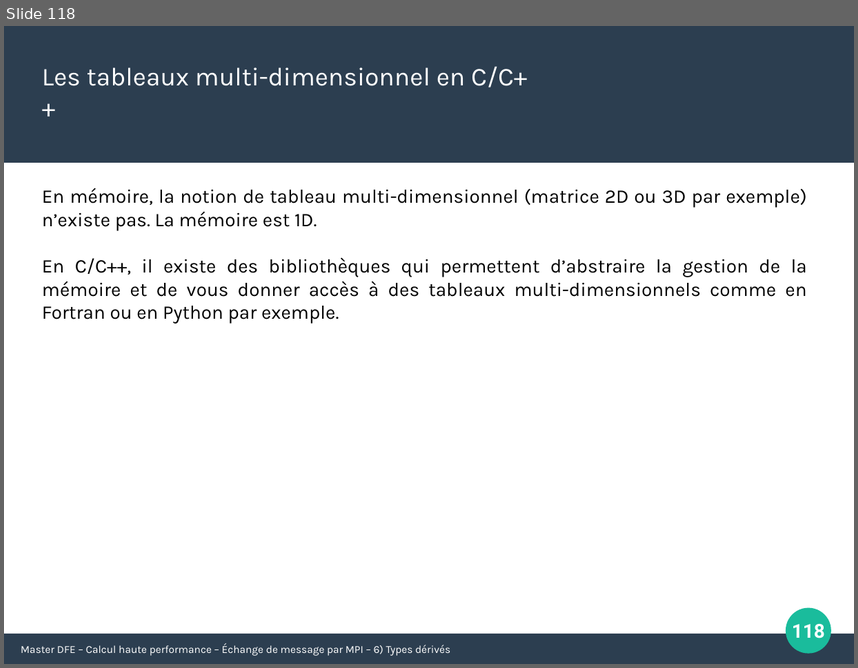
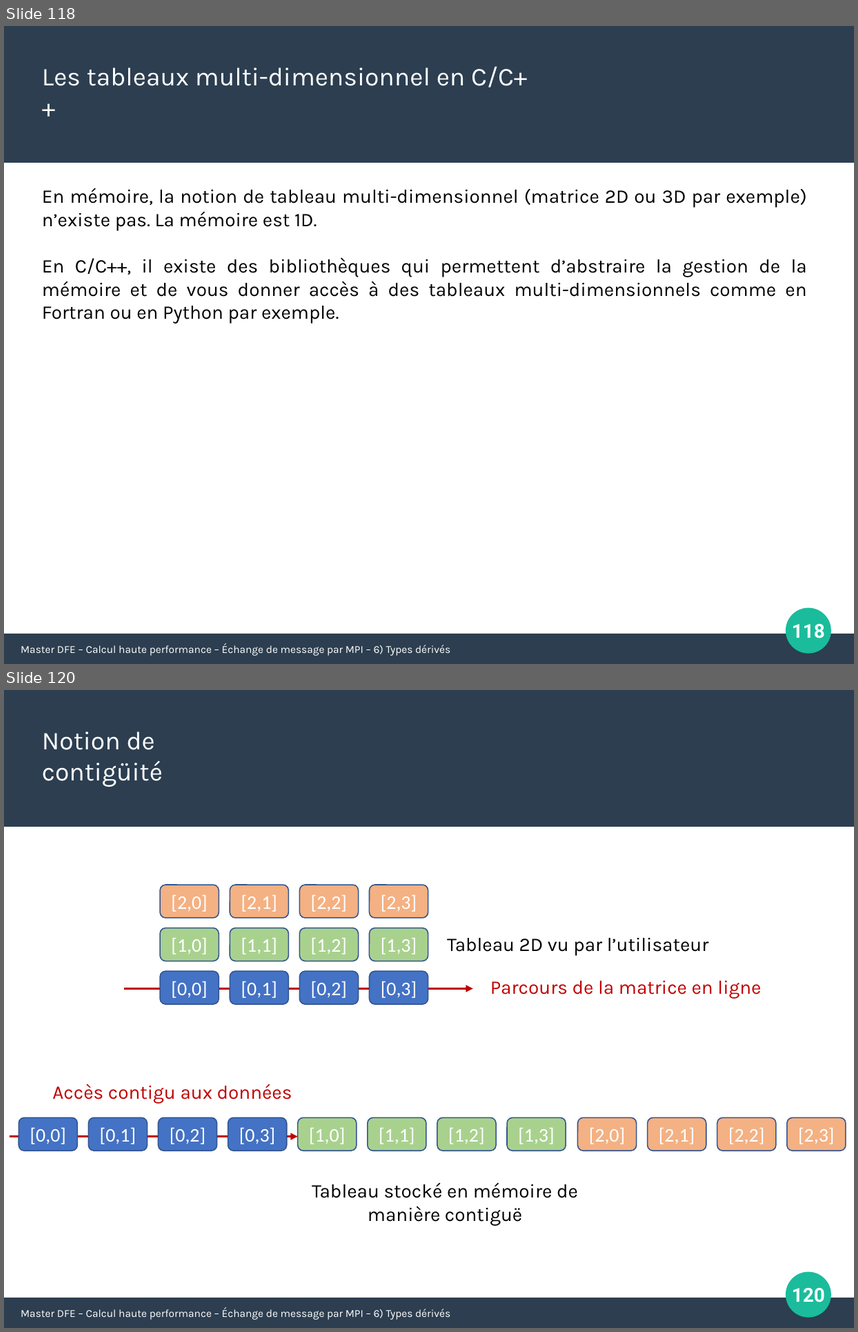
Before and after one commit to Maison-de-la-Simulation/HPC-DFE-Paris-Saclay, a slide deck: support/MPI.pptx. Shown one above the other, each under a label of ours: slide 118 before the commit, slides 118 and 120 after it; the slides between them are not shown. The pictures are 858x668 and 858x1332 pixels, drawn with LibreOffice and Linux fonts; fonts in the diff are those of the drawing. Boxes give left, top, right and bottom in pixels: in the first picture for what was removed or moved away, otherwise in the second. Text is boxed around its words. In the diff, an @@ line names an element or a change of style, - is before the commit and + after.

```diff
--- a/support/MPI.pptx
+++ b/support/MPI.pptx
@@ slide 120 added at box(4, 690, 854, 1328), background #FFFFFF; not listed: 3 template elements that a slide beside it also shows @@
@@ text added at box(42, 731, 163, 787), 24 pt, text #FFFFFF @@
+Notion de contigüité
@@ rounded rectangle added at box(160, 885, 219, 918), fill #F4B183, outline #325491 1 pt, 18 pt, text #FFFFFF @@
+[2,0]
@@ rounded rectangle added at box(230, 885, 289, 918), fill #F4B183, outline #325491 1 pt, 18 pt, text #FFFFFF @@
+[2,1]
@@ rounded rectangle added at box(299, 885, 358, 918), fill #F4B183, outline #325491 1 pt, 18 pt, text #FFFFFF @@
+[2,2]
@@ rounded rectangle added at box(370, 885, 428, 918), fill #F4B183, outline #325491 1 pt, 18 pt, text #FFFFFF @@
+[2,3]
@@ rounded rectangle added at box(160, 927, 219, 960), fill #A9D18E, outline #325491 1 pt, 18 pt, text #FFFFFF @@
+[1,0]
@@ rounded rectangle added at box(230, 927, 289, 960), fill #A9D18E, outline #325491 1 pt, 18 pt, text #FFFFFF @@
+[1,1]
@@ rounded rectangle added at box(299, 927, 358, 960), fill #A9D18E, outline #325491 1 pt, 18 pt, text #FFFFFF @@
+[1,2]
@@ rounded rectangle added at box(370, 927, 428, 960), fill #A9D18E, outline #325491 1 pt, 18 pt, text #FFFFFF @@
+[1,3]
@@ text added at box(447, 938, 708, 955), 18 pt, text #000000 @@
+Tableau 2D vu par l’utilisateur
@@ rounded rectangle added at box(160, 971, 219, 1004), fill #4472C4, outline #325491 1 pt, 18 pt, text #FFFFFF @@
+[0,0]
@@ rounded rectangle added at box(230, 971, 289, 1004), fill #4472C4, outline #325491 1 pt, 18 pt, text #FFFFFF @@
+[0,1]
@@ rounded rectangle added at box(299, 971, 358, 1004), fill #4472C4, outline #325491 1 pt, 18 pt, text #FFFFFF @@
+[0,2]
@@ rounded rectangle added at box(370, 971, 428, 1004), fill #4472C4, outline #325491 1 pt, 18 pt, text #FFFFFF @@
+[0,3]
@@ arrow added from (124, 989) to (473, 989), #C00000 2.25 pt @@
@@ text added at box(490, 980, 761, 998), 18 pt, text #C00000 @@
+Parcours de la matrice en ligne
@@ text added at box(52, 1083, 292, 1103), 18 pt, text #C00000 @@
+Accès contigu aux données
@@ rounded rectangle added at box(18, 1117, 77, 1150), fill #4472C4, outline #325491 1 pt, 18 pt, text #FFFFFF @@
+[0,0]
@@ rounded rectangle added at box(89, 1117, 148, 1150), fill #4472C4, outline #325491 1 pt, 18 pt, text #FFFFFF @@
+[0,1]
@@ rounded rectangle added at box(159, 1117, 217, 1150), fill #4472C4, outline #325491 1 pt, 18 pt, text #FFFFFF @@
+[0,2]
@@ rounded rectangle added at box(228, 1117, 286, 1150), fill #4472C4, outline #325491 1 pt, 18 pt, text #FFFFFF @@
+[0,3]
@@ rounded rectangle added at box(298, 1117, 357, 1150), fill #A9D18E, outline #325491 1 pt, 18 pt, text #FFFFFF @@
+[1,0]
@@ rounded rectangle added at box(368, 1117, 426, 1150), fill #A9D18E, outline #325491 1 pt, 18 pt, text #FFFFFF @@
+[1,1]
@@ rounded rectangle added at box(437, 1117, 496, 1150), fill #A9D18E, outline #325491 1 pt, 18 pt, text #FFFFFF @@
+[1,2]
@@ rounded rectangle added at box(507, 1117, 566, 1150), fill #A9D18E, outline #325491 1 pt, 18 pt, text #FFFFFF @@
+[1,3]
@@ rounded rectangle added at box(578, 1117, 637, 1150), fill #F4B183, outline #325491 1 pt, 18 pt, text #FFFFFF @@
+[2,0]
@@ rounded rectangle added at box(648, 1117, 706, 1150), fill #F4B183, outline #325491 1 pt, 18 pt, text #FFFFFF @@
+[2,1]
@@ rounded rectangle added at box(717, 1117, 776, 1150), fill #F4B183, outline #325491 1 pt, 18 pt, text #FFFFFF @@
+[2,2]
@@ rounded rectangle added at box(787, 1117, 846, 1150), fill #F4B183, outline #325491 1 pt, 18 pt, text #FFFFFF @@
+[2,3]
@@ arrow added from (10, 1136) to (298, 1136), #C00000 2.25 pt @@
@@ text added at box(312, 1182, 578, 1225), 18 pt, text #000000 @@
+Tableau stocké en mémoire de manière contiguë
@@ page number added at box(792, 1288, 825, 1302), 18 pt, text #FFFFFF, bold @@
+120
@@ text added at box(21, 1308, 450, 1319), 10 pt, text #FFFFFF @@
+Master DFE – Calcul haute performance – Échange de message par MPI – 6) Types dérivés
```
Also in this commit, not shown: 9 slides changed, 1 other slide added, 1 other file.
